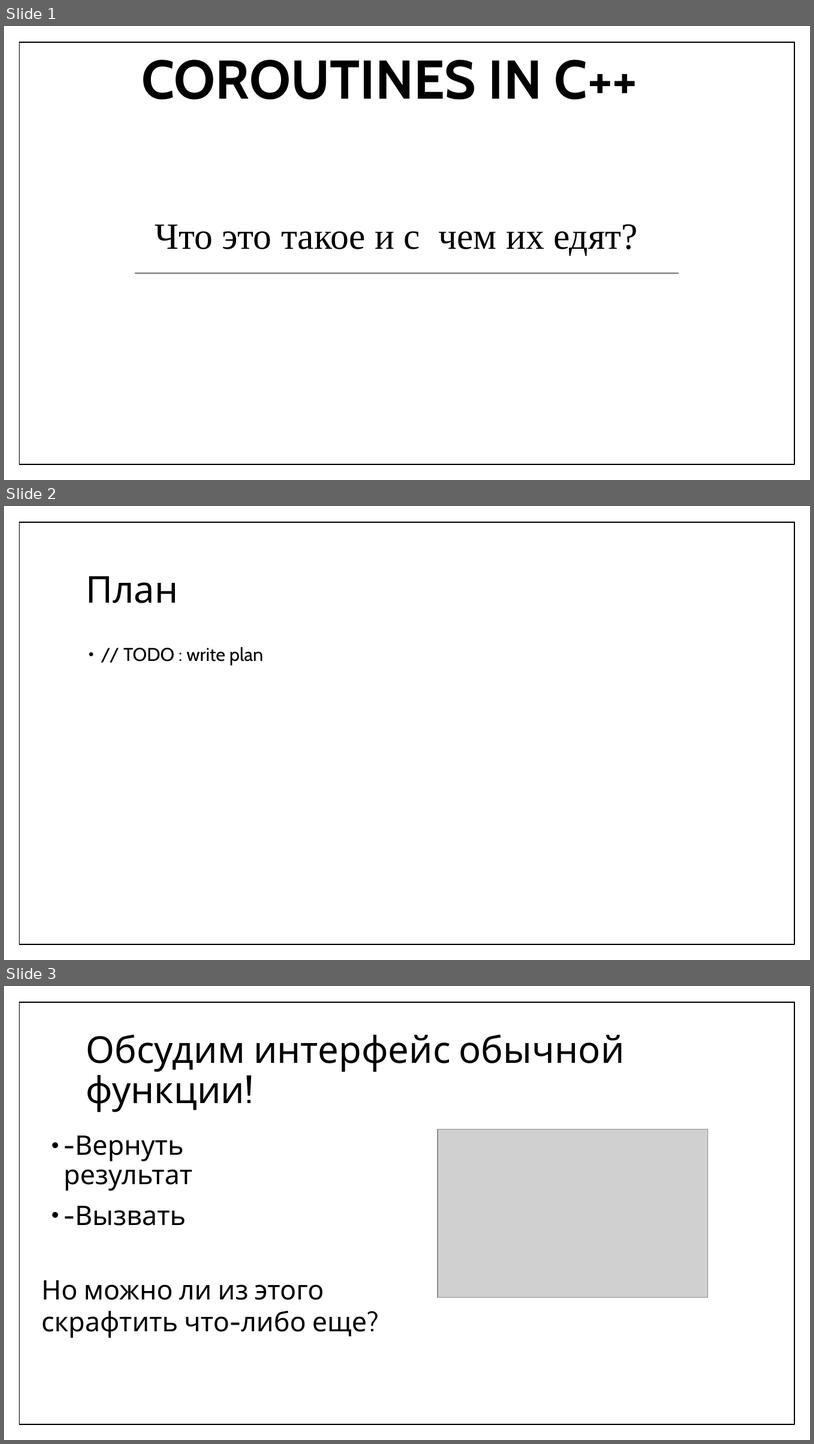
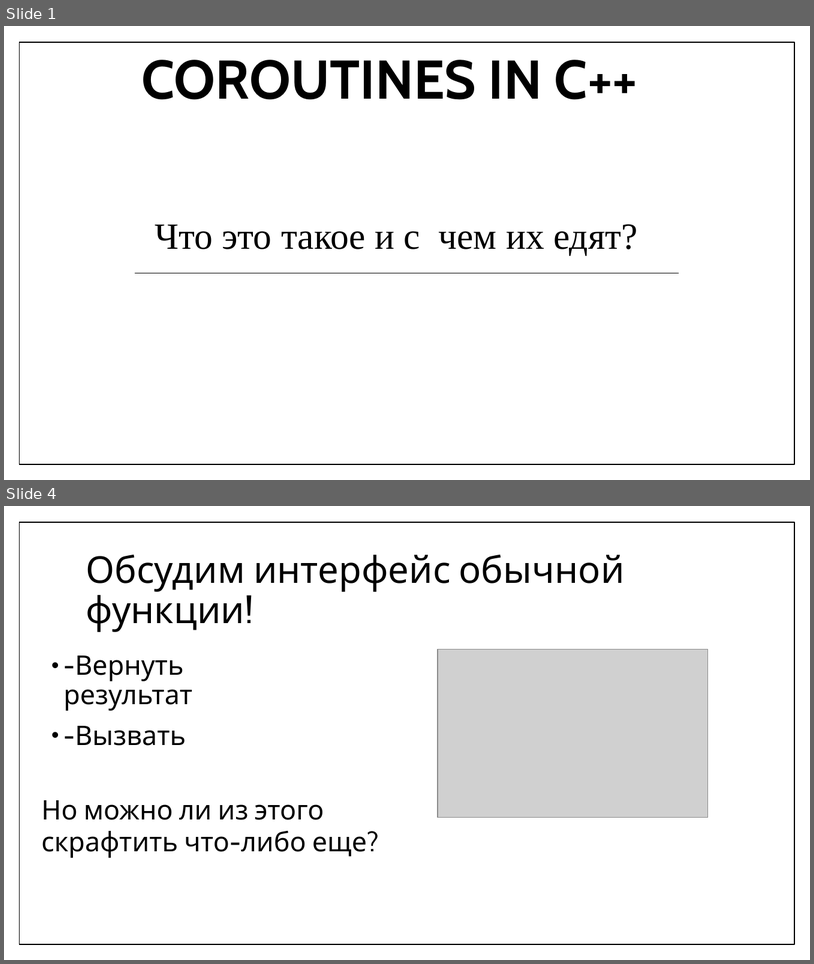
Before and after one commit to f0rmul/presentations, a slide deck: coro_present/coro.pptx. Shown one above the other, each under a label of ours: slides 1, 2 and 3 before the commit, slides 1 and 4 after it; the slides between them are not shown. The pictures are 814x1444 and 814x964 pixels, drawn with LibreOffice and Linux fonts; fonts in the diff are those of the drawing; grey boxes stand for pictures. Boxes give left, top, right and bottom in pixels: in the first picture for what was removed or moved away, otherwise in the second. Text is boxed around its words. In the diff, an @@ line names an element or a change of style, - is before the commit and + after.

```diff
--- a/coro_present/coro.pptx
+++ b/coro_present/coro.pptx
@@ slide 2 removed at (4, 506, 810, 960), background #FFFFFF; not listed: 1 template element that a slide beside it also shows @@
@@ title removed at (86, 576, 178, 603) @@
-План
@@ text removed at (123, 647, 263, 665) @@
-• // TODO : write plan
@@ what was slide 3 is now slide 4 @@
```
Also in this commit, not shown: 1 slide changed, 2 slides added.
